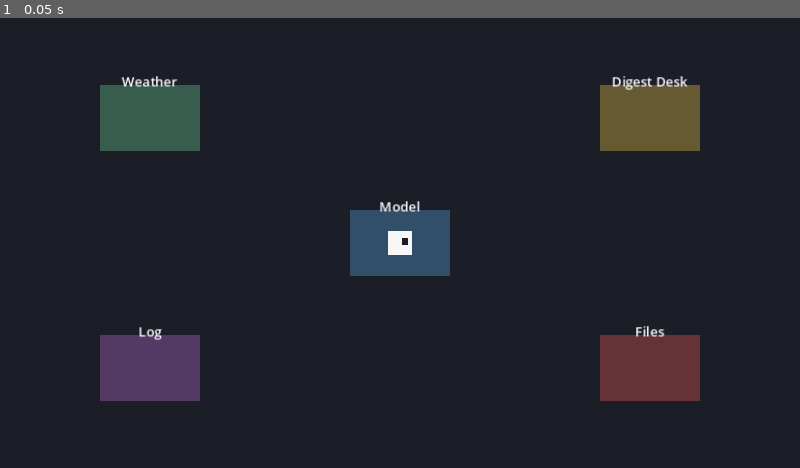
Above: before the commit, frame 1.
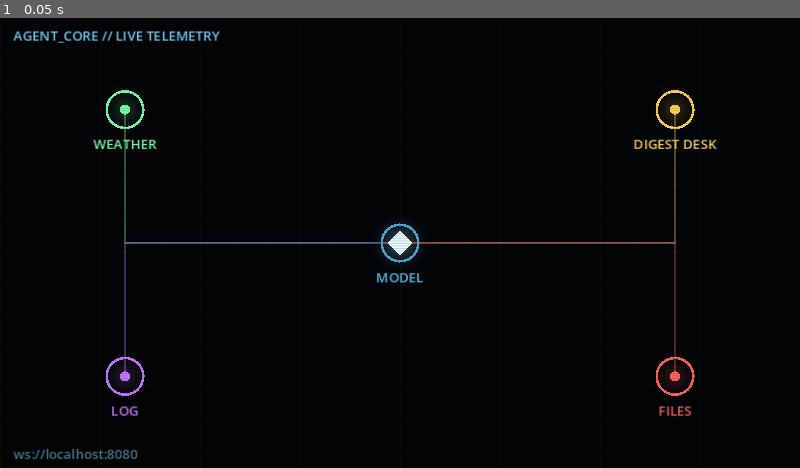
Above: after the commit, the same moment.

Repository: COSMOAGNOSTIC/cosmoai-adept
Game: Godot game, scene res://Main.tscn
Same seed, same stepped clock (60 frames per second), same inputs: the game is played once before the commit and once after it.
Inputs:
- Up to frame 1 (0.05 s): no input

The runs differ from the first frame. In frame 1, 98% of the frame differs, in the area x 0-100%, y 0-100%.

Commit message:
Give the visualizer a real skin: Circuit
Replaces the flat ColorRect placeholders with a dark HUD/telemetry
look - glowing per-station nodes on a circuit-board grid, right-angle
trace lines from the agent to whichever station it's headed to, a
pulsing diamond core, scanline overlay. Chosen after reviewing static
mockups of this against an RPG/office alternative - went with the
telemetry read since this is the public/recruiter-facing repo.

Also fixes a real bug: speech bubbles held a flat 1.8s regardless of
text length, too fast to read. Now clamp(text.length() / 12, 3, 7)
seconds, and the demo driver's step interval matches.

Assets are pre-rendered PNGs (visualizer/assets/gen_assets.py) - no
runtime generation, Godot just loads them.

Diff:
--- a/visualizer/Main.gd
+++ b/visualizer/Main.gd
@@ -1,114 +1,199 @@
 extends Node2D
 ##
-## Real-time spatial visualizer for agent_core.
+## Real-time spatial visualizer for agent_core - "Circuit" skin.
 ##
 ## Connects to the WebSocket server agent_core.events opens on
-## ws://localhost:8080 and renders every model call / tool call as an
-## agent sprite walking across a small top-down office to the matching
-## station, with a speech bubble showing what it's doing.
-##
-## No external assets required - stations and the agent are drawn
-## procedurally so this scene runs standalone. Swap in Kenney.nl CC0
-## sprites (see README.md in this folder) for a polished look; the
-## event-handling logic below doesn't change.
+## ws://localhost:8080 and renders every model call / tool call as a
+## pulsing core walking a circuit board to the node for whichever tool
+## it's calling, with a HUD-style speech bubble showing what it's doing.
 
 const RECONNECT_INTERVAL := 2.0
+const MIN_BUBBLE_TIME := 3.0   # seconds - even "done" needs to be readable
+const MAX_BUBBLE_TIME := 7.0
+const CHARS_PER_SECOND := 12.0  # ~ comfortable reading speed
 
 var socket := WebSocketPeer.new()
 var reconnect_timer := 0.0
 var connected := false
 
-var stations := {}          # tool/model name -> Vector2 position
-var station_labels := {}    # tool/model name -> Label node
+var stations := {}          # name -> Vector2 position
+var station_colors := {}    # name -> Color
+var trace_lines := {}       # name -> Line2D (agent -> station, circuit-jog)
 var agent: Node2D
-var agent_home: Vector2
-var bubble: Label
+var agent_core_shape: Polygon2D
+var bubble_panel: PanelContainer
+var bubble_label: Label
 var bubble_timer := 0.0
 
-# Maps a tool name (as emitted by agent_core.agent) to a station key.
 const TOOL_STATION := {
-	"get_weather": "Weather",
-	"assemble_digest": "Digest Desk",
-	"write_log": "Log",
-	"read_pending": "Log",
-	"add_pending": "Log",
-	"complete_pending": "Log",
-	"read_file": "Files",
-	"write_file": "Files",
-	"list_files": "Files",
+	"get_weather": "WEATHER",
+	"assemble_digest": "DIGEST_DESK",
+	"write_log": "LOG",
+	"read_pending": "LOG",
+	"add_pending": "LOG",
+	"complete_pending": "LOG",
+	"read_file": "FILES",
+	"write_file": "FILES",
+	"list_files": "FILES",
 }
 
-const STATION_COLORS := {
-	"Model": Color("5aa9e6"),
-	"Weather": Color("6fcf97"),
-	"Digest Desk": Color("f2c94c"),
-	"Log": Color("bb6bd9"),
-	"Files": Color("eb5757"),
+const STATION_LAYOUT := {
+	"MODEL": Vector2(480, 270),
+	"WEATHER": Vector2(150, 110),
+	"DIGEST_DESK": Vector2(810, 110),
+	"LOG": Vector2(150, 430),
+	"FILES": Vector2(810, 430),
 }
 
+const STATION_COLOR := {
+	"MODEL": Color("5ac8ff"),
+	"WEATHER": Color("78ffaa"),
+	"DIGEST_DESK": Color("ffd25a"),
+	"LOG": Color("c878ff"),
+	"FILES": Color("ff6464"),
+}
+
 
 func _ready() -> void:
-	RenderingServer.set_default_clear_color(Color("1b1e26"))
+	RenderingServer.set_default_clear_color(Color("06090f"))
+	_build_background()
 	_build_stations()
+	_build_trace_lines()
 	_build_agent()
 	_build_bubble()
+	_build_scanlines()
+	_build_hud_text()
 	_connect_socket()
 
 
+func _build_background() -> void:
+	var bg := TextureRect.new()
+	bg.texture = load("res://assets/bg_circuit.png")
+	bg.size = Vector2(960, 540)
+	bg.z_index = -10
+	add_child(bg)
+
+
 func _build_stations() -> void:
-	var layout := {
-		"Model": Vector2(480, 270),
-		"Weather": Vector2(180, 120),
-		"Digest Desk": Vector2(780, 120),
-		"Log": Vector2(180, 420),
-		"Files": Vector2(780, 420),
-	}
-	for key in layout.keys():
-		var pos: Vector2 = layout[key]
+	var glow_tex := load("res://assets/node_glow.png")
+	for key in STATION_LAYOUT.keys():
+		var pos: Vector2 = STATION_LAYOUT[key]
+		var color: Color = STATION_COLOR[key]
 		stations[key] = pos
-
-		var box := ColorRect.new()
-		box.size = Vector2(120, 80)
-		box.position = pos - box.size / 2
-		box.color = STATION_COLORS.get(key, Color.GRAY)
-		box.color.a = 0.35
-		add_child(box)
+		station_colors[key] = color
+
+		var glow := Sprite2D.new()
+		glow.texture = glow_tex
+		glow.position = pos
+		glow.modulate = Color(color.r, color.g, color.b, 0.55)
+		glow.scale = Vector2(0.6, 0.6)
+		add_child(glow)
+
+		var ring := Node2D.new()
+		ring.position = pos
+		add_child(ring)
+		var ring_draw := _RingDraw.new()
+		ring_draw.ring_color = color
+		ring.add_child(ring_draw)
 
 		var label := Label.new()
-		label.text = key
-		label.position = pos - Vector2(60, 55)
-		label.size = Vector2(120, 20)
+		label.text = key.replace("_", " ")
+		label.add_theme_color_override("font_color", color)
+		label.position = pos + Vector2(-70, 30)
+		label.size = Vector2(140, 20)
 		label.horizontal_alignment = HORIZONTAL_ALIGNMENT_CENTER
 		add_child(label)
-		station_labels[key] = label
+
+
+func _build_trace_lines() -> void:
+	for key in STATION_LAYOUT.keys():
+		if key == "MODEL":
+			continue
+		var line := Line2D.new()
+		line.width = 2.0
+		line.default_color = Color(station_colors[key].r, station_colors[key].g, station_colors[key].b, 0.35)
+		add_child(line)
+		trace_lines[key] = line
+	_update_trace_lines(STATION_LAYOUT["MODEL"])
+
+
+func _update_trace_lines(agent_pos: Vector2) -> void:
+	for key in trace_lines.keys():
+		var target: Vector2 = stations[key]
+		var jog := Vector2(target.x, agent_pos.y)
+		var line: Line2D = trace_lines[key]
+		line.points = PackedVector2Array([agent_pos, jog, target])
 
 
 func _build_agent() -> void:
-	agent_home = stations["Model"]
 	agent = Node2D.new()
-	agent.position = agent_home
+	agent.position = STATION_LAYOUT["MODEL"]
 	add_child(agent)
 
-	var body := ColorRect.new()
-	body.size = Vector2(28, 28)
-	body.position = Vector2(-14, -14)
-	body.color = Color("f7f7f7")
-	agent.add_child(body)
-
-	var eye := ColorRect.new()
-	eye.size = Vector2(8, 8)
-	eye.position = Vector2(2, -6)
-	eye.color = Color("1b1e26")
-	agent.add_child(eye)
+	var glow := Sprite2D.new()
+	glow.texture = load("res://assets/node_glow.png")
+	glow.modulate = Color(0.55, 0.85, 1.0, 0.7)
+	glow.scale = Vector2(0.85, 0.85)
+	agent.add_child(glow)
+
+	agent_core_shape = Polygon2D.new()
+	var r := 15.0
+	agent_core_shape.polygon = PackedVector2Array([
+		Vector2(0, -r), Vector2(r, 0), Vector2(0, r), Vector2(-r, 0)
+	])
+	agent_core_shape.color = Color("e6faff")
+	agent.add_child(agent_core_shape)
 
 
 func _build_bubble() -> void:
-	bubble = Label.new()
-	bubble.visible = false
-	bubble.size = Vector2(220, 60)
-	bubble.autowrap_mode = TextServer.AUTOWRAP_WORD
-	bubble.add_theme_color_override("font_color", Color.WHITE)
-	add_child(bubble)
+	bubble_panel = PanelContainer.new()
+	bubble_panel.visible = false
+	var style := StyleBoxFlat.new()
+	style.bg_color = Color(0.04, 0.06, 0.1, 0.92)
+	style.border_color = Color("5ac8ff")
+	style.border_width_left = 2
+	style.border_width_right = 2
+	style.border_width_top = 2
+	style.border_width_bottom = 2
+	style.corner_radius_top_left = 4
+	style.corner_radius_top_right = 4
+	style.corner_radius_bottom_left = 4
+	style.corner_radius_bottom_right = 4
+	style.content_margin_left = 10
+	style.content_margin_right = 10
+	style.content_margin_top = 6
+	style.content_margin_bottom = 6
+	bubble_panel.add_theme_stylebox_override("panel", style)
+	bubble_panel.custom_minimum_size = Vector2(240, 0)
+
+	bubble_label = Label.new()
+	bubble_label.autowrap_mode = TextServer.AUTOWRAP_WORD
+	bubble_label.add_theme_color_override("font_color", Color("9be8ff"))
+	bubble_panel.add_child(bubble_label)
+	add_child(bubble_panel)
+
+
+func _build_scanlines() -> void:
+	var scan := TextureRect.new()
+	scan.texture = load("res://assets/scanlines.png")
+	scan.size = Vector2(960, 540)
+	scan.z_index = 10
+	scan.mouse_filter = Control.MOUSE_FILTER_IGNORE
+	add_child(scan)
+
+
+func _build_hud_text() -> void:
+	var title := Label.new()
+	title.text = "AGENT_CORE // LIVE TELEMETRY"
+	title.position = Vector2(16, 10)
+	title.add_theme_color_override("font_color", Color("78d4ff"))
+	add_child(title)
+
+	var status := Label.new()
+	status.text = "ws://localhost:8080"
+	status.position = Vector2(16, 512)
+	status.add_theme_color_override("font_color", Color("4a7a90"))
+	add_child(status)
 
 
 func _connect_socket() -> void:
@@ -134,10 +219,12 @@
 			reconnect_timer = RECONNECT_INTERVAL
 			_connect_socket()
 
-	if bubble.visible:
+	_update_trace_lines(agent.position)
+
+	if bubble_panel.visible:
 		bubble_timer -= delta
 		if bubble_timer <= 0.0:
-			bubble.visible = false
+			bubble_panel.visible = false
 
 
 func _handle_event(raw: String) -> void:
@@ -148,7 +235,7 @@
 	var event_type: String = parsed.get("type", "")
 	match event_type:
 		"model_start":
-			_walk_to("Model")
+			_walk_to("MODEL")
 			_say("thinking...")
 		"model_end":
 			var calls: Array = parsed.get("tool_calls", [])
@@ -157,7 +244,7 @@
 				_say(text if text != "" else "responded")
 		"tool_start":
 			var tool_name: String = parsed.get("tool", "")
-			var station: String = TOOL_STATION.get(tool_name, "Model")
+			var station: String = TOOL_STATION.get(tool_name, "MODEL")
 			_walk_to(station)
 			_say("using %s" % tool_name)
 		"tool_end":
@@ -175,7 +262,21 @@
 
 
 func _say(text: String) -> void:
-	bubble.text = text
-	bubble.position = agent.position + Vector2(-110, -70)
-	bubble.visible = true
-	bubble_timer = 1.8
+	bubble_label.text = text
+	bubble_panel.position = agent.position + Vector2(-120, -84)
+	bubble_panel.visible = true
+	# Give the reader enough time regardless of how fast events fire -
+	# ~12 chars/sec reading speed, floored so even "done" is legible,
+	# capped so a long response doesn't stall the whole scene.
+	bubble_timer = clamp(text.length() / CHARS_PER_SECOND, MIN_BUBBLE_TIME, MAX_BUBBLE_TIME)
+
+
+class _RingDraw extends Node2D:
+	var ring_color: Color = Color.WHITE
+
+	func _ready() -> void:
+		queue_redraw()
+
+	func _draw() -> void:
+		draw_arc(Vector2.ZERO, 22, 0, TAU, 32, ring_color, 3.0)
+		draw_circle(Vector2.ZERO, 6, ring_color)
Binary file added: visualizer/assets/bg_circuit.png
Binary file added: visualizer/assets/node_glow.png
Binary file added: visualizer/assets/scanlines.png
Not shown, changed: ARCHITECTURE.md
Not shown, changed: PASSDOWN.md
Not shown, changed: docs/visualizer-demo.gif
Not shown, changed: visualizer/README.md
Not shown, added: visualizer/assets/gen_assets.py
Not shown, changed: visualizer/demo_broadcaster.py
